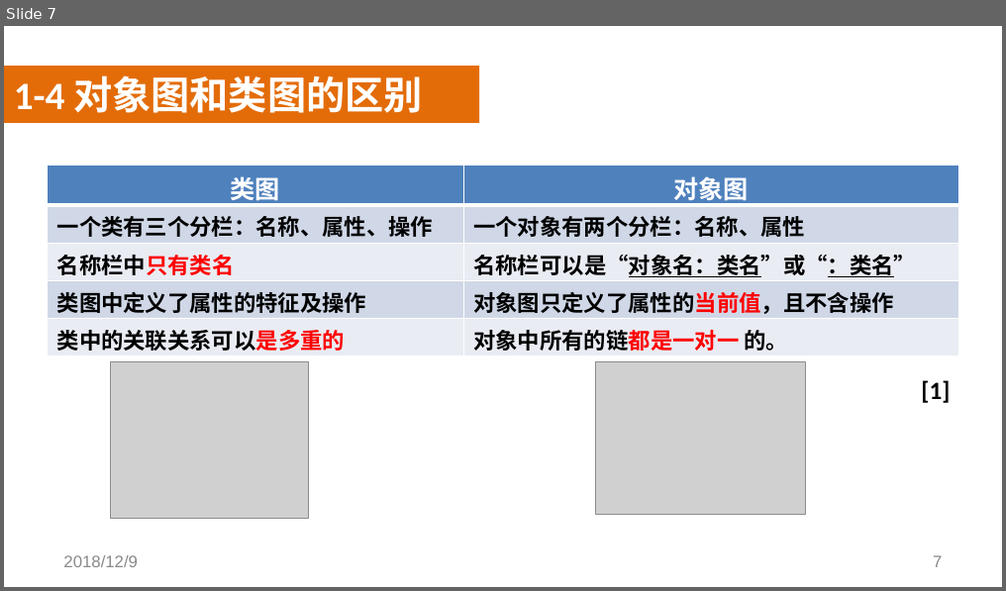
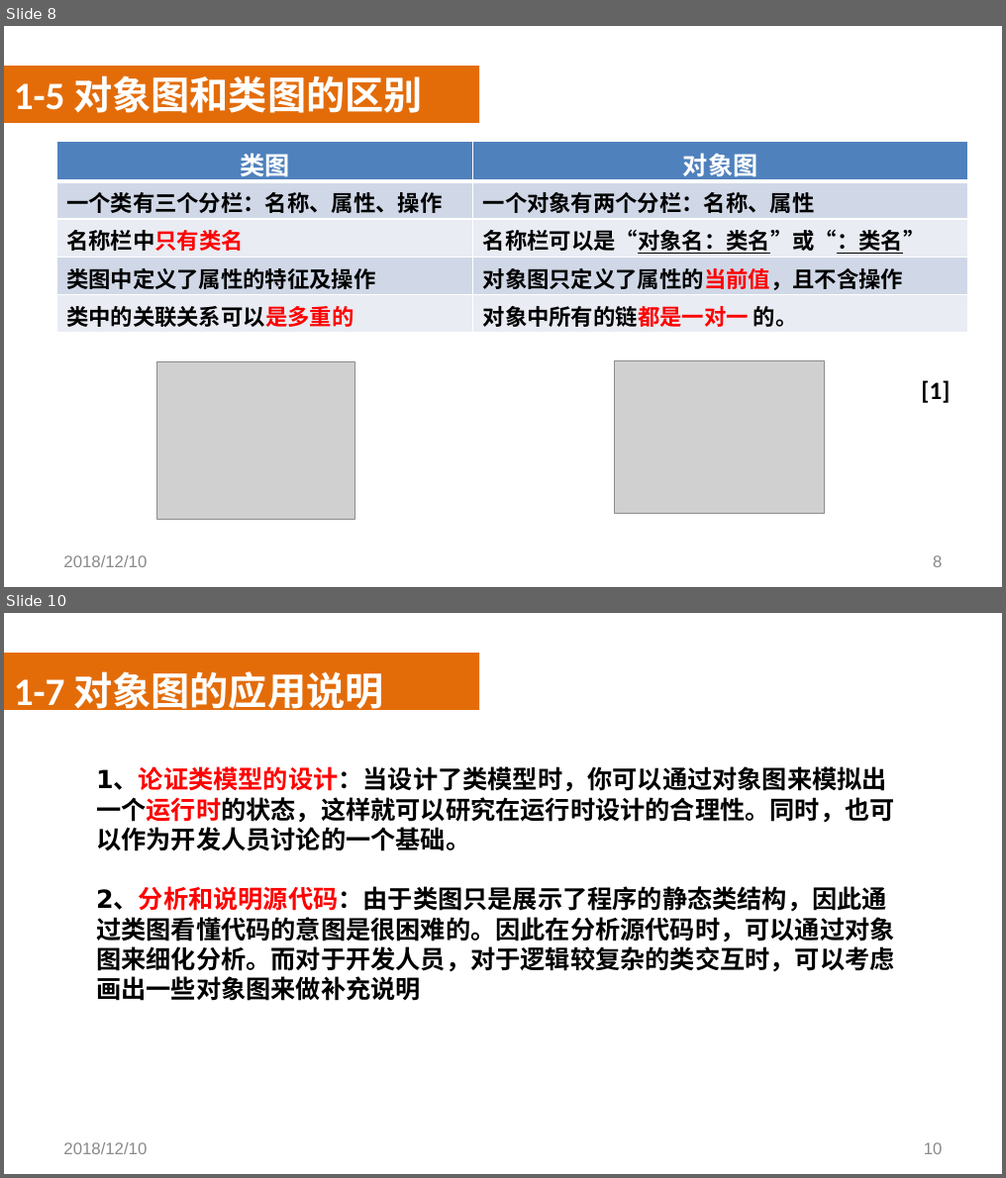
Before and after one commit to SoftwareRequirtmentsG02/Document, a slide deck: 案例教学系统/受控文档/分析设计/PPT/UML/PRD2018-G02-UML基础III.pptx. Shown one above the other, each under a label of ours: slide 7 before the commit, slides 8 and 10 after it; the slides between them are not shown. The pictures are 1006x591 and 1006x1178 pixels, drawn with LibreOffice and Linux fonts; fonts in the diff are those of the drawing; grey boxes stand for pictures; background and template pictures are left out. Boxes give left, top, right and bottom in pixels: in the first picture for what was removed or moved away, otherwise in the second. Text is boxed around its words. In the diff, an @@ line names an element or a change of style, - is before the commit and + after.

```diff
--- a/案例教学系统/受控文档/分析设计/PPT/UML/PRD2018-G02-UML基础III.pptx
+++ b/案例教学系统/受控文档/分析设计/PPT/UML/PRD2018-G02-UML基础III.pptx
@@ slide 10 added at (x1=4, y1=613, x2=1002, y2=1174), background picture (left out) @@
@@ rectangle added at (x1=4, y1=653, x2=479, y2=710), fill #E36C09 @@
@@ text added at (x1=14, y1=665, x2=383, y2=716), 28 pt, text #FFFFFF, bold @@
+1-7 对象图的应用说明
@@ rectangle added at (x1=4, y1=685, x2=1002, y2=1133), fill #FFFFFF at 50% opacity @@
@@ text added at (x1=96, y1=768, x2=894, y2=1001), 18 pt, text #000000, bold @@
+1、论证类模型的设计：当设计了类模型时，你可以通过对象图来模拟出一个运行时的状态，这样就可以研究在运行时设计的合理性。同时，也可以作为开发人员讨论的一个基础。
+2、分析和说明源代码：由于类图只是展示了程序的静态类结构，因此通过类图看懂代码的意图是很困难的。因此在分析源代码时，可以通过对象图来细化分析。而对于开发人员，对于逻辑较复杂的类交互时，可以考虑画出一些对象图来做补充说明
@@ text added at (x1=63, y1=1143, x2=147, y2=1155), 12 pt, text #898989 @@
+2018/12/10
@@ page number added at (x1=924, y1=1143, x2=943, y2=1155), 12 pt, text #898989 @@
+10
@@ what was slide 7 is now slide 8 @@
@@ slide 8 changed as well @@
@@ text at (x1=14, y1=76, x2=422, y2=113): text changed @@
-1-4 对象图和类图的区别
+1-5 对象图和类图的区别
@@ table moved from (x1=47, y1=166, x2=958, y2=358) to (x1=56, y1=141, x2=968, y2=332) @@
@@ picture moved from (x1=111, y1=362, x2=308, y2=518) to (x1=157, y1=363, x2=355, y2=519) @@
@@ picture moved from (x1=596, y1=362, x2=805, y2=514) to (x1=614, y1=362, x2=824, y2=514) @@
@@ text at (x1=63, y1=556, x2=147, y2=568): text changed @@
-2018/12/9
+2018/12/10
@@ page number at (x1=933, y1=556, x2=942, y2=568): text changed @@
-7
+8
```
Also in this commit, not shown: 26 other slides changed, 9 other slides added.
